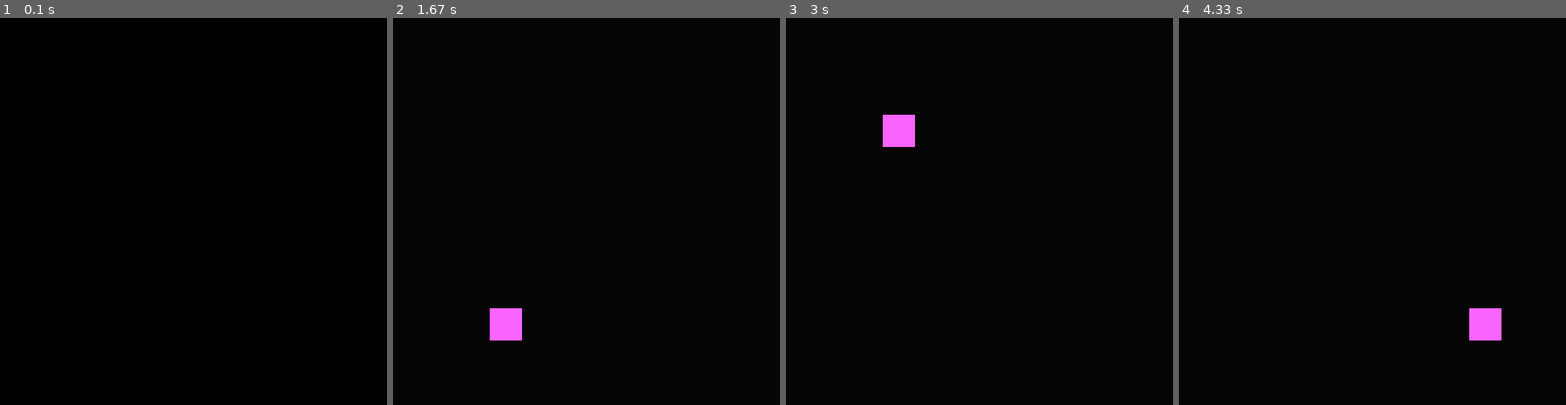
Above: before the commit, frames 1-4 (left to right).
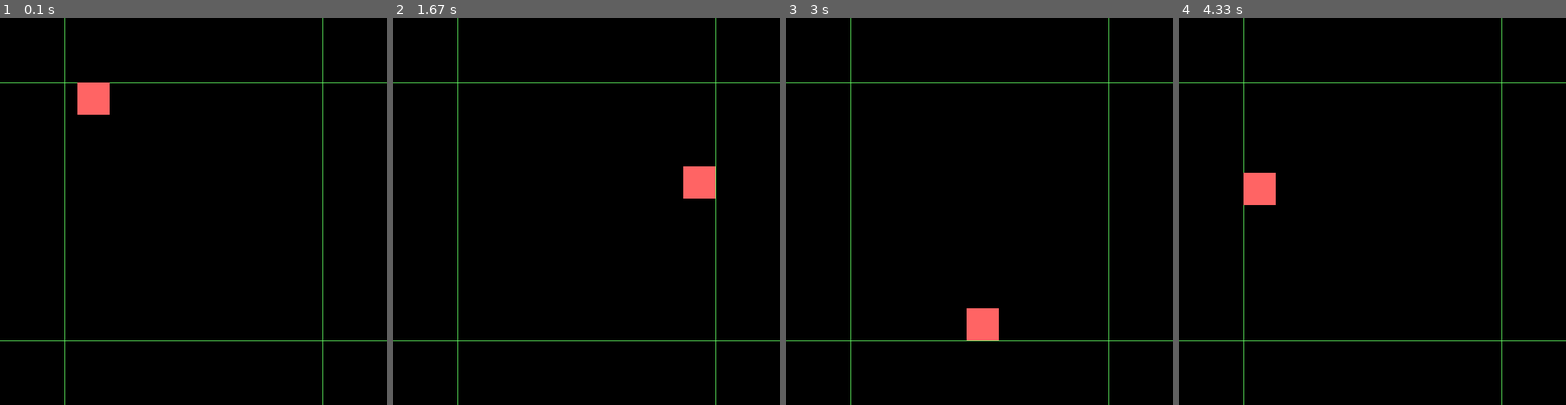
Above: after the commit, the same moments.

Repository: Ezs377/Programming-notes
Game: pygame game, started from Pygame/Pygame.py
The game is run twice, just before and just after one commit, with the same random seed, the same clock (stepped at 60 frames per second) and the same inputs.
Inputs:
- Up to frame 1 (0.1 s): no input
- Up to frame 2 (1.67 s): no input
- Up to frame 3 (3 s): no input
- Up to frame 4 (4.33 s): no input

The runs differ from the first frame. In frame 1, 1.3% of the frame differs, in the area x 0-100%, y 0-100%; in frame 2, 2.1%; in frame 3, 2.1%; in frame 4, 2.0%.

Commit message:
Finished moving animation

Diff:
--- a/Pygame/Pygame testing.py
+++ b/Pygame/Pygame testing.py
@@ -3,46 +3,14 @@
 import pygame, sys
 pygame.init()
 
-loop = 1
-screen = pygame.display.set_mode((600, 600))
-color = (0, 0, 0)
-rect_color = (255, 100, 100)
-clock = pygame.time.Clock()
-screen.fill(color)
-counter = 0
 
-pointlist = [(100, 100), (450, 100), (450, 450), (100, 450)]
-
-x = pointlist [counter][0]
-y = pointlist [counter][1]
-
-coordinates = (x, y)
-size = (50, 50)
-
-
-
+# While loop is still going i.e. program is still running
 while loop == 1:
-    for event in pygame.event.get(): # Refresh event queue (THIS IS NECESSARY TO PREVENT FREEZING)
-        if event.type == pygame.QUIT:
+    # Refresh event queue (THIS IS NECESSARY TO PREVENT FREEZING)
+    for event in pygame.event.get():
+        if event.type == pygame.QUIT: # If Pygame detects program shutdown
             loop = 0
 
-    # Grid lines
-    pygame.draw.lines(screen, (100, 255, 100), False, [(100, 0), (100, 600)], 1) # Left vertical
-    pygame.draw.lines(screen, (100, 255, 100), False, [(450, 0), (450, 600)], 1) # Right vertical
-    pygame.draw.lines(screen, (100, 255, 100), False, [(0, 100), (600, 100)], 1) # Upper horizontal
-    pygame.draw.lines(screen, (100, 255, 100), False, [(0, 450), (600, 450)], 1) # Lower horizontal
+    '''Do stuff here'''
 
-    clock.tick(10)
-    if x != pointlist[counter+1][0]:
-        x += 5
-
-
-
-    coordinates = (x, y)
-
-    screen.fill(color)
-    pygame.draw.rect(screen, rect_color, (coordinates, size), 0)
-
-    pygame.display.update()
-
-print ("done")
+print ("done") # Indicate finish
--- a/Pygame/Pygame.py
+++ b/Pygame/Pygame.py
@@ -57,57 +57,135 @@
     #screen.blit(ball, ballrect) # Redraw ball image by copy/pasting the ball image onto the display SUrface
     #pygame.display.flip() # Update everything
 #__________________________________________________________________________________________________________________________
-'''Animation'''
+#'''Animation'''
 
-import pygame
-pygame.init()
+#import pygame
+#pygame.init()
 
-loop = 1 # For looping program
-screen = pygame.display.set_mode((600,600)) # Set display Surface, with width and height tuple size
-color = (5, 5, 5) # Color RGB tuple, represents a RGB color value
-rect_color = (250, 100, 255)
+#loop = 1 # For looping program
+#screen = pygame.display.set_mode((600,600)) # Set display Surface, with width and height tuple size
+#color = (5, 5, 5) # Color RGB tuple, represents a RGB color value
+#rect_color = (250, 100, 255)
 
-# Set a variable to the clock of Pygame
-clock = pygame.time.Clock()
+## Set a variable to the clock of Pygame
+#clock = pygame.time.Clock()
 
-# Fill screen display Surface
-screen.fill(color)
+## Fill screen display Surface
+#screen.fill(color)
 
-# Set movement points
-points = [(150,150, 50, 50), (450, 150, 50, 50), (450, 450, 50, 50), (150, 450, 50, 50)]
+## Set movement points
+#points = [(150,150, 50, 50), (450, 150, 50, 50), (450, 450, 50, 50), (150, 450, 50, 50)]
 
-pointnum = 0
+#pointnum = 0
 
-while loop == 1: # Pygame loop
+#while loop == 1: # Pygame loop
 
-    '''Using the ingame clock'''
-    clock.tick(10) # FPS
+    #'''Using the ingame clock'''
+    #clock.tick(10) # FPS
 
-    '''Using a time delay'''
-    #pygame.time.delay(1000)
+    #'''Using a time delay'''
+    ##pygame.time.delay(1000)
 
-    #print (pygame.time.get_ticks()) # Total runtime in millisceconds
-    #print (clock.get_time()) # Time in milliseconds from previous tick to the next
-    #print (clock.get_fps()) # Current FPS
+    ##print (pygame.time.get_ticks()) # Total runtime in millisceconds
+    ##print (clock.get_time()) # Time in milliseconds from previous tick to the next
+    ##print (clock.get_fps()) # Current FPS
 
-    for event in pygame.event.get(): # Refresh event queue (THIS IS NECESSARY TO PREVENT FREEZING)
-        if event.type == pygame.QUIT:
-            loop = 0
+    #for event in pygame.event.get(): # Refresh event queue (THIS IS NECESSARY TO PREVENT FREEZING)
+        #if event.type == pygame.QUIT:
+            #loop = 0
 
-    screen.fill(color)
+    #screen.fill(color)
 
-    pygame.draw.rect(screen, rect_color, (points[pointnum]), 0)
+    #pygame.draw.rect(screen, rect_color, (points[pointnum]), 0)
 
-    pointnum += 1
-    if pointnum == 4:
-        pointnum = 0
+    #pointnum += 1
+    #if pointnum == 4:
+        #pointnum = 0
 
 
-    pygame.display.update() # Call this for every edit to the screen (e.g. Animations)
+    #pygame.display.update() # Call this for every edit to the screen (e.g. Animations)
 
 
 
-print ("done")
+#print ("done")
+#__________________________________________________________________________________________________________________________
+'''Moving animation!'''
+import pygame, sys
+pygame.init()
+
+loop = 1 # Instead of using sys.exit, use variable
+screen = pygame.display.set_mode((600, 600)) # Set display size
+color = (0, 0, 0) # Color RGB tuple
+rect_color = (255, 100, 100) # Color RGB tuple 2
+clock = pygame.time.Clock() # Create clock object
+screen.fill(color) # Fill display color
+counter = 0 # Counter value for coordinates
+increment = 10 # Value for setting the movement value of square
+
+# List of coordinates to get square to move to
+pointlist = [(100, 100), (450, 100), (450, 450), (100, 450)]
+
+# Set x and y coordinates
+x = pointlist [counter][0]
+y = pointlist [counter][1]
+
+# Set coordinates
+coordinates = (x, y)
+
+# Size of square
+size = (50, 50)
+
+# While loop is still going i.e. program is still running
+while loop == 1:
+    # Refresh event queue (THIS IS NECESSARY TO PREVENT FREEZING)
+    for event in pygame.event.get():
+        if event.type == pygame.QUIT: # If Pygame detects program shutdown
+            loop = 0
+
+    # Set FPS
+    clock.tick(30)
+
+    # Refresh screen
+    screen.fill(color)
+
+    # Grid lines
+    pygame.draw.lines(screen, (100, 255, 100), False, [(100, 0), (100, 600)], 1) # Left vertical
+    pygame.draw.lines(screen, (100, 255, 100), False, [(500, 0), (500, 600)], 1) # Right vertical
+    pygame.draw.lines(screen, (100, 255, 100), False, [(0, 100), (600, 100)], 1) # Upper horizontal
+    pygame.draw.lines(screen, (100, 255, 100), False, [(0, 500), (600, 500)], 1) # Lower horizontal
+
+
+    # Code for coordinates seeking
+    if x < pointlist[counter+1][0]: # if x is less than the desired coordinate, add x
+        x += increment
+    elif x > pointlist[counter+1][0]: # if x is more than desired coordinate, subtract x
+        x -= increment
+
+    # Same formula used for y
+    if y < pointlist[counter+1][1]:
+        y += increment
+    if y > pointlist[counter+1][1]:
+        y -= increment
+
+
+    # If the cooridnates match the target coordinates, move to the enxt coordinate
+    if coordinates == pointlist[counter+1]:
+        counter += 1
+
+
+    if counter == 3:
+        counter = -1
+
+    # Set coordinates of square
+    coordinates = (x, y)
+
+    # Draw square
+    pygame.draw.rect(screen, rect_color, (coordinates, size), 0)
+
+    # Update screen
+    pygame.display.update()
+
+print ("done") # Indicate finish
 #__________________________________________________________________________________________________________________________
 
 #__________________________________________________________________________________________________________________________
@@ -115,5 +193,3 @@
 #__________________________________________________________________________________________________________________________
 
 #__________________________________________________________________________________________________________________________
-
-#__________________________________________________________________________________________________________________________
